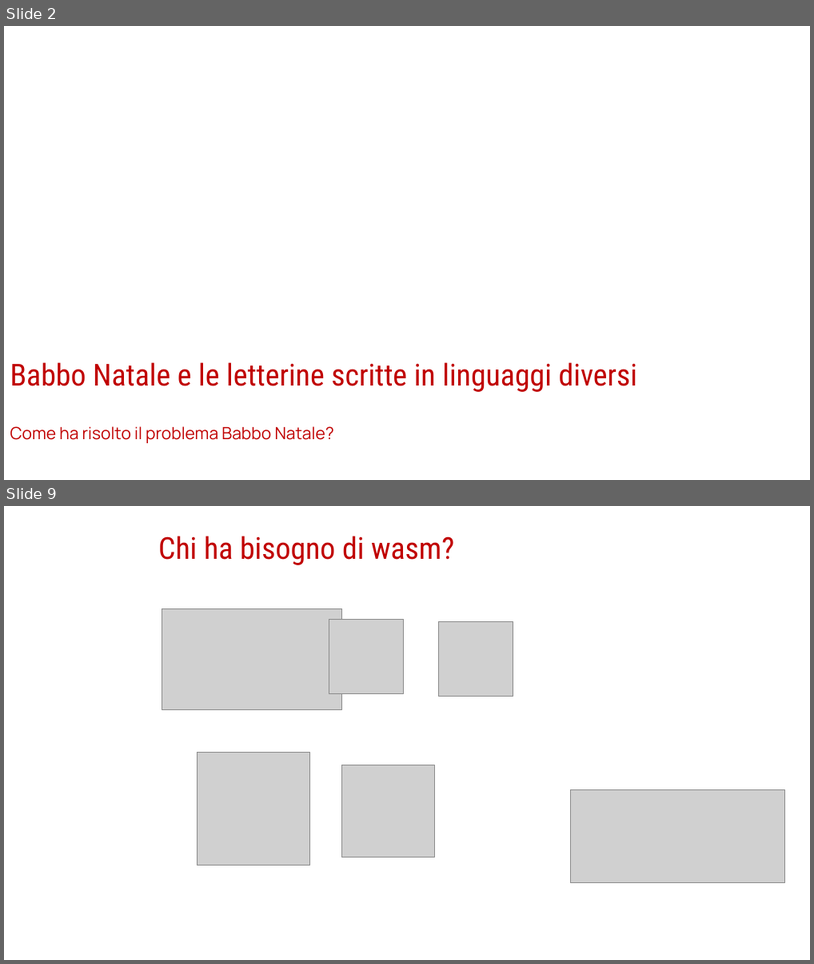
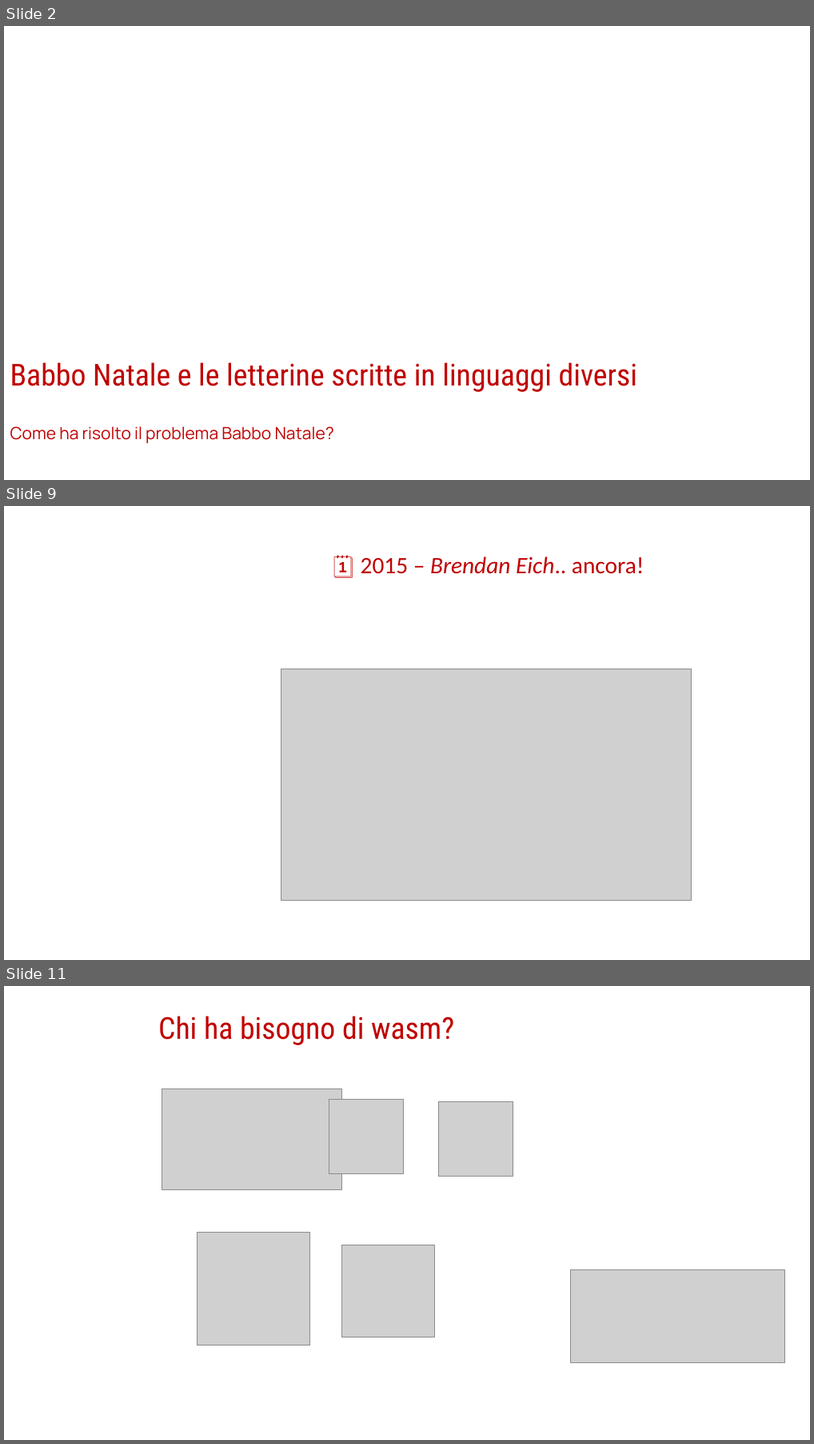
Before and after one commit to Ace68/slide, a slide deck: 2022/XMasDev/WebAssembly-XMASDEV2022.pptx. Shown one above the other, each under a label of ours: slides 2 and 9 before the commit, slides 2, 9 and 11 after it; the slides between them are not shown. The pictures are 814x964 and 814x1444 pixels, drawn with LibreOffice and Linux fonts; fonts in the diff are those of the drawing; grey boxes stand for pictures; background and template pictures are left out. Boxes give left, top, right and bottom in pixels: in the first picture for what was removed or moved away, otherwise in the second. Text is boxed around its words. In the diff, an @@ line names an element or a change of style, - is before the commit and + after.

```diff
--- a/2022/XMasDev/WebAssembly-XMASDEV2022.pptx
+++ b/2022/XMasDev/WebAssembly-XMASDEV2022.pptx
@@ slide 9 added at (4,506,810,960), background #FFFFFF; not listed: 1 template element that a slide beside it also shows @@
@@ text added at (361,556,644,574), 28 pt, text #C00000 @@
+🗓️ 2015 – Brendan Eich.. ancora!
@@ picture added at (281,669,692,900) @@
@@ what was slide 9 is now slide 11 @@
```
Also in this commit, not shown: 9 slides changed, 1 other slide added.
